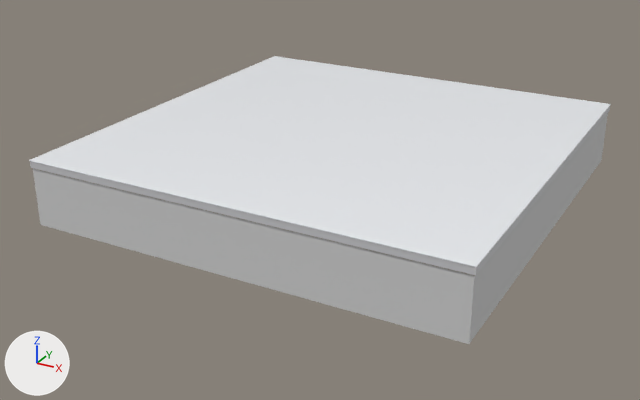
Two versions of the glTF model 3d-assets/plates/mma.glb, one commit apart.
Both versions are drawn from a camera (50 mm lens) standing at (0.269, -0.525, 0.204) and looking at (-0.01, -0.018, -0.049). The axes (+X, +Y, +Z) are drawn at lower left. The lights are the same throughout. The picture after the commit comes second. Where no turn or scale is listed for an object, it has been applied to the vertices.

Script lines for the objects in view, before the commit:
```python
mat_var_topcoat = principled_material('VAR_topcoat')
mat_var_topcoat.base_color = (0.85, 0.87, 0.9)  # white #edf0f3
mat_var_topcoat.roughness = 0.12
me_куб_004 = bpy.data.meshes.new('Куб.004')
me_куб_004.from_pydata(...)  # 56 vertices, 108 faces; spans x -0.15..0.15, y -0.15..0.15, z -0.001..0.001
me_куб_004.materials.append(mat_var_topcoat)  # white #edf0f3
me_куб_005 = bpy.data.meshes.new('Куб.005')
me_куб_005.from_pydata(...)  # a box spanning x -0.15..0.15, y -0.15..0.15, z -0.002..0.002
me_куб_005.materials.append(mat_body)  # light grey #cbcbce
me_куб_007 = bpy.data.meshes.new('Куб.007')
me_куб_007.from_pydata(...)  # a box spanning x -0.149..0.149, y -0.149..0.149, z -0.02..0.02
me_куб_007.materials.append(mat_substrate)  # light grey #cecece
ob_body = bpy.data.objects.new('body', me_куб_005)
ob_body.location = (0.0, 0.0, -0.0033)
ob_substrate = bpy.data.objects.new('substrate', me_куб_007)
ob_substrate.location = (0.0, 0.0, -0.026)
ob_topcoat = bpy.data.objects.new('topcoat', me_куб_004)
ob_topcoat.location = (0.0, 0.0, -0.0005)
```
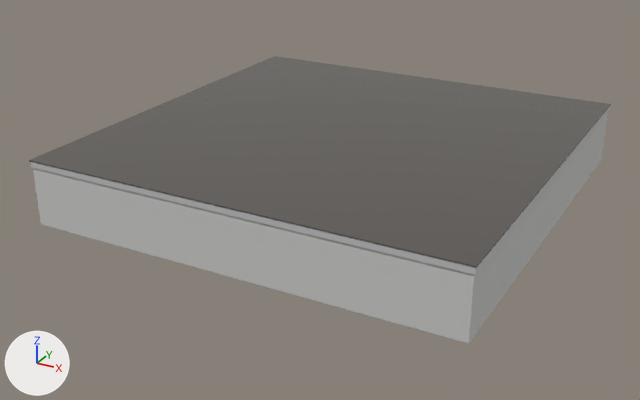
Changed parts and their boxes [x1, y1, x2, y2] in the pictures (640 x 400 px):
```json
{"object": "topcoat", "change": "recoloured", "before": [29, 56, 611, 267], "after": [29, 56, 611, 267], "on screen": "white to dark grey"}
```

Scene script edits in JSON lines:
```json
{"op": "set", "path": "mat_var_topcoat.base_color", "old": "(0.85, 0.87, 0.9)", "new": "(0.1, 0.09, 0.08)", "note": "white #edf0f3 -> dark grey #595550"}
```
